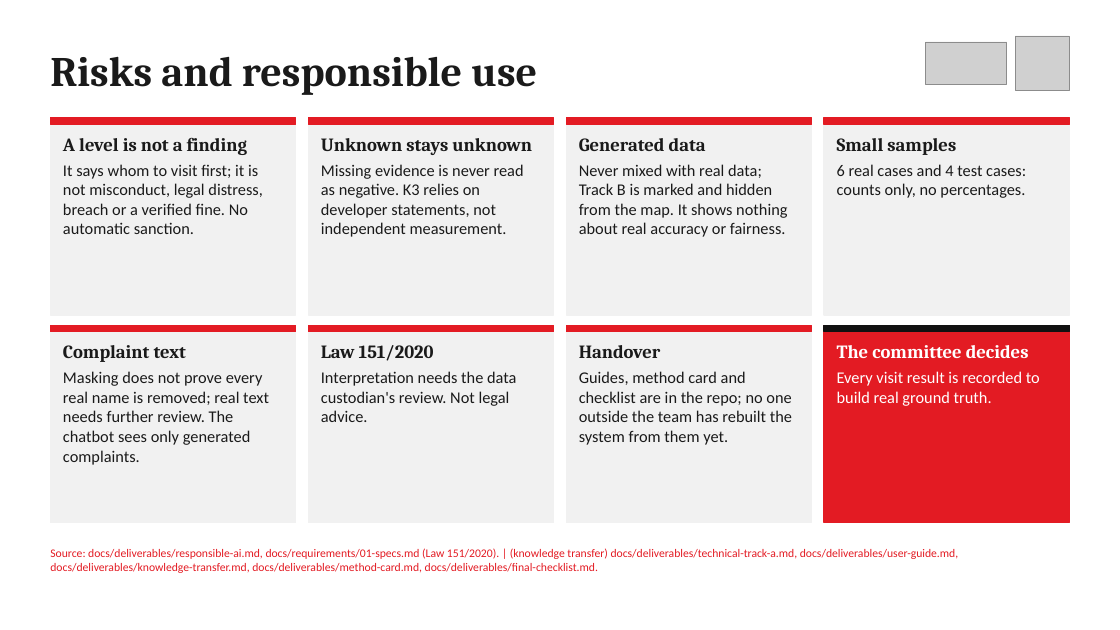
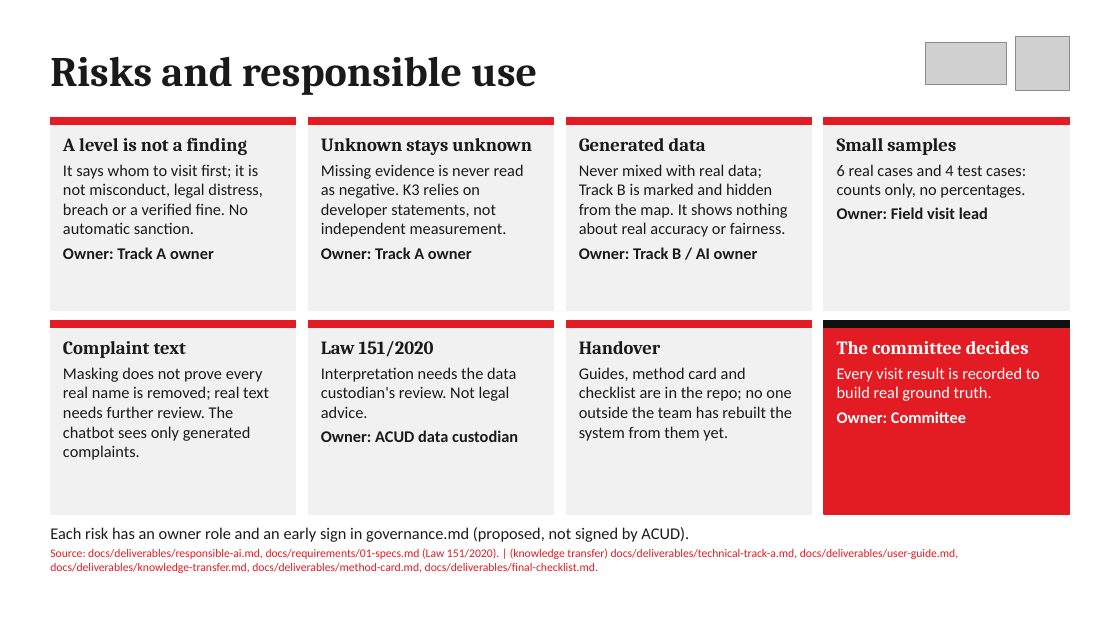
Before and after one commit to elsayedelmandoh/spaceeye-geoai, a slide deck: slide 18 of docs/deliverables/01-presentation/presentation.pptx. Drawn at 1120x630 pixels with LibreOffice and Linux fonts; fonts in the diff are those of the drawing; grey boxes stand for pictures. Boxes give left, top, right and bottom in pixels: in the first picture for what was removed or moved away, otherwise in the second. Text is boxed around its words. In the diff, an @@ line names an element or a change of style, - is before the commit and + after.

```diff
--- a/docs/deliverables/01-presentation/presentation.pptx
+++ b/docs/deliverables/01-presentation/presentation.pptx
@@ rectangle resized from (x1=50, y1=118, x2=296, y2=315) to (x1=50, y1=118, x2=296, y2=311) @@
@@ rectangle resized from (x1=308, y1=118, x2=554, y2=315) to (x1=308, y1=118, x2=554, y2=311) @@
@@ rectangle resized from (x1=566, y1=118, x2=812, y2=315) to (x1=566, y1=118, x2=812, y2=311) @@
@@ rectangle resized from (x1=824, y1=118, x2=1070, y2=315) to (x1=824, y1=118, x2=1070, y2=311) @@
@@ text at (x1=837, y1=207, x2=988, y2=219): paragraph added @@
+Owner: Field visit lead
@@ text at (x1=63, y1=247, x2=214, y2=259): paragraph added @@
+Owner: Track A owner
@@ text at (x1=321, y1=247, x2=472, y2=259): paragraph added @@
+Owner: Track A owner
@@ text at (x1=579, y1=247, x2=758, y2=259): paragraph added @@
+Owner: Track B / AI owner
@@ rectangle resized from (x1=50, y1=325, x2=296, y2=523) to (x1=50, y1=321, x2=296, y2=514) @@
@@ rectangle resized from (x1=308, y1=325, x2=554, y2=523) to (x1=308, y1=321, x2=554, y2=514) @@
@@ rectangle resized from (x1=566, y1=325, x2=812, y2=523) to (x1=566, y1=321, x2=812, y2=514) @@
@@ 4 rectangles moved together from (x1=50, y1=325, x2=1070, y2=332) to (x1=50, y1=321, x2=1070, y2=328) @@
@@ rectangle resized from (x1=824, y1=325, x2=1070, y2=523) to (x1=824, y1=321, x2=1070, y2=514) @@
@@ text "Complaint text" moved from (x1=63, y1=345, x2=269, y2=465) to (x1=63, y1=341, x2=269, y2=460) @@
@@ text "Handover" moved from (x1=579, y1=345, x2=792, y2=445) to (x1=579, y1=341, x2=792, y2=441) @@
@@ text at (x1=837, y1=411, x2=966, y2=423): paragraph added @@
+Owner: Committee
@@ text at (x1=321, y1=430, x2=518, y2=442): paragraph added @@
+Owner: ACUD data custodian
@@ text added at (x1=50, y1=527, x2=689, y2=542), 14 pt, text #1A1A1A @@
+Each risk has an owner role and an early sign in governance.md (proposed, not signed by ACUD).
```
Also in this commit, not shown: 9 other slides changed, 5 other files.
